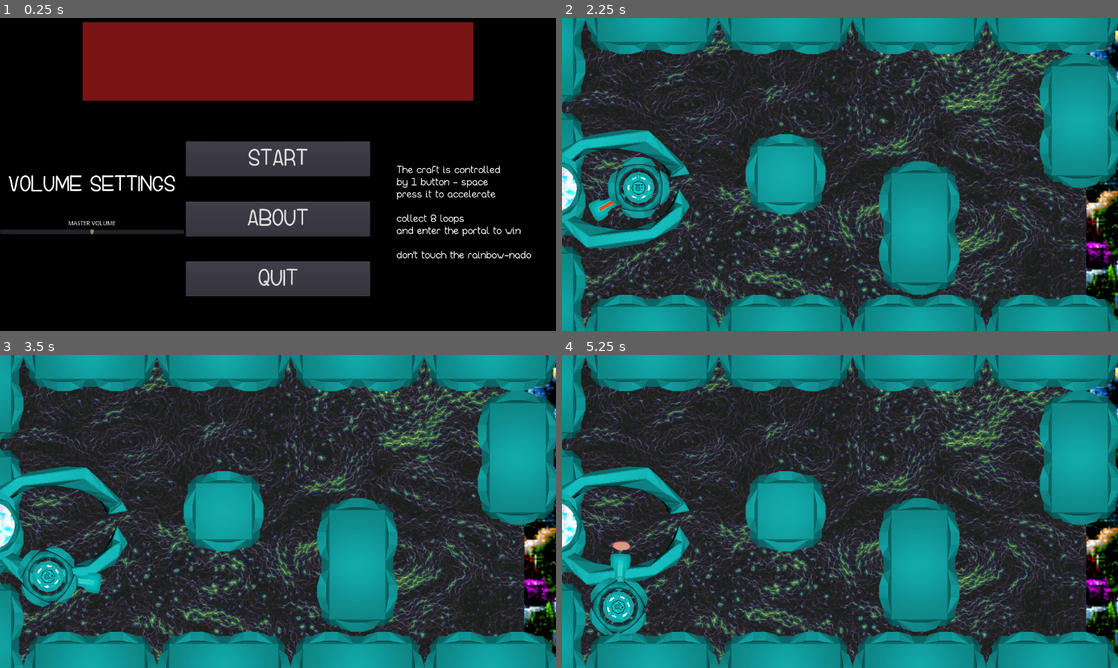
Above: before the commit, frames 1-4 (two rows, left to right).
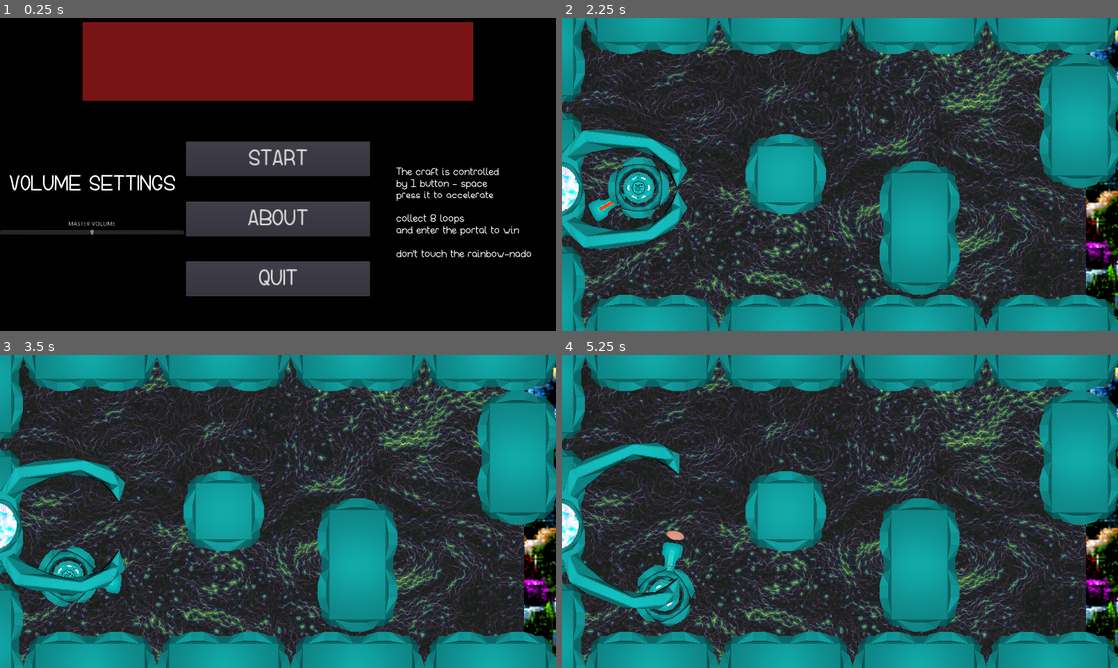
Above: after the commit, the same moments.

Repository: ktosox/Wild_Jam_01_2019
Game: Godot game, scene res://Scenes_N_Scripts/Menu_Scene.tscn
Same seed, same stepped clock (60 frames per second), same inputs: the game is played once before the commit and once after it.
Inputs:
- Up to frame 1 (0.25 s): no input
- Up to frame 2 (2.25 s): click "ABOUT" at 0.5 s; click "BACK" at 1.25 s; click "START" at 2 s
- Up to frame 3 (3.5 s): hold Space (ui_up) from 2.78 s (still down)
- Up to frame 4 (5.25 s): release Space (ui_up) at 3.53 s; hold Space (ui_up) from 4.28 s (still down)

The runs differ from the first frame. In frame 1, 2.7% of the frame differs, in the area x 0-96%, y 41-86%; in frame 2, 2.0%; in frame 3, 5.0%; in frame 4, 6.8%, in the area x 0-100%, y 0-100%.

Commit message:
cleanning up

Diff:
--- a/Control.gd
+++ b/Control.gd
@@ -1,20 +1,8 @@
 extends Control
-
-# class member variables go here, for example:
-# var a = 2
-# var b = "textvar"
-
-func _ready():
-	# Called when the node is added to the scene for the first time.
-	# Initialization here
-	pass
 
 func _process(delta):
 	if(Input.is_action_just_released("ui_up")):
 		get_tree().change_scene("res://Scenes_N_Scripts/Menu_Scene.tscn")
-#	# Called every frame. Delta is time since last frame.
-#	# Update game logic here.
-#	pass
 
 
 func _on_Timer_timeout():
--- a/Scenes_N_Scripts/About.gd
+++ b/Scenes_N_Scripts/About.gd
@@ -1,20 +1,5 @@
 extends Node
-
-# class member variables go here, for example:
-# var a = 2
-# var b = "textvar"
-
-func _ready():
-	# Called when the node is added to the scene for the first time.
-	# Initialization here
-	pass
-
-#func _process(delta):
-#	# Called every frame. Delta is time since last frame.
-#	# Update game logic here.
-#	pass
-
 
 func _on_Button_pressed():
 	get_tree().change_scene("res://Scenes_N_Scripts/Menu_Scene.tscn")
-	pass # replace with function body
+	pass
--- a/Scenes_N_Scripts/Environment/Bomb.gd
+++ b/Scenes_N_Scripts/Environment/Bomb.gd
@@ -1,13 +1,8 @@
 extends Node2D
 
-# class member variables go here, for example:
-# var a = 2
-# var b = "textvar"
 var toRemove = false
 
 func _ready():
-	# Called when the node is added to the scene for the first time.
-	# Initialization here
 	$Projectile.gameScenePointer = get_parent()
 	$Projectile.projectileType = 2
 	randomize()
@@ -29,10 +24,8 @@
 
 func _on_Timer_timeout():
 	toRemove = true
-	pass # replace with function body
-
-
+	pass
 
 func _on_Timer2_timeout():
 	explode()
-	pass # replace with function body
+	pass
--- a/Scenes_N_Scripts/Environment/Bomb.tscn
+++ b/Scenes_N_Scripts/Environment/Bomb.tscn
@@ -24,9 +24,8 @@
 "values": [ Vector2( 0, 0 ), Vector2( 0, 300 ) ]
 }
 
-[sub_resource type="Animation" id=1]
+[sub_resource type="Animation" id=2]
 
-resource_name = "BombSpinner"
 length = 1.0
 loop = true
 step = 0.1
@@ -78,7 +77,7 @@
 playback_process_mode = 1
 playback_default_blend_time = 0.0
 playback_speed = 1.0
-anims/BombSpinner = SubResource( 1 )
+anims/BombSpinner = SubResource( 2 )
 blend_times = [  ]
 
 [node name="ExplosionSound" type="AudioStreamPlayer" parent="." index="3"]
--- a/Scenes_N_Scripts/Environment/FuelCanister.gd
+++ b/Scenes_N_Scripts/Environment/FuelCanister.gd
@@ -1,12 +1,6 @@
 extends Node2D
 
-# class member variables go here, for example:
-# var a = 2
-# var b = "textvar"
-
 func _ready():
-	# Called when the node is added to the scene for the first time.
-	# Initialization here
 	$Projectile.gameScenePointer = get_parent()
 	$Projectile.projectileType = 1
 
--- a/Scenes_N_Scripts/Environment/Loop.gd
+++ b/Scenes_N_Scripts/Environment/Loop.gd
@@ -1,13 +1,8 @@
 extends Node2D
 
-# class member variables go here, for example:
-# var a = 2
-# var b = "textvar"
 var toRemove = false
 
 func _ready():
-	# Called when the node is added to the scene for the first time.
-	# Initialization here
 	$Projectile.gameScenePointer = get_parent()
 	$Projectile.projectileType = 3
 	$LoopSprite.modulate = Color(randf(),randf(), randf())
@@ -28,4 +23,4 @@
 
 func _on_Timer_timeout():
 	toRemove = true
-	pass # replace with function body
+	pass
--- a/Scenes_N_Scripts/GameFolder/Background.gd
+++ /dev/null
@@ -1,14 +0,0 @@
-extends Control
-
-# class member variables go here, for example:
-# var a = 2
-# var b = "textvar"
-
-func _ready():
-	#$TextureRect5.rect_pivot_offset = $TextureRect5.rect_size/2 #ceneters tranformatin point
-	pass
-
-#func _process(delta):
-#	# Called every frame. Delta is time since last frame.
-#	# Update game logic here.
-#	pass
--- a/Scenes_N_Scripts/GameFolder/Background.tscn
+++ b/Scenes_N_Scripts/GameFolder/Background.tscn
@@ -1,7 +1,6 @@
-[gd_scene load_steps=3 format=2]
+[gd_scene load_steps=2 format=2]
 
-[ext_resource path="res://Scenes_N_Scripts/GameFolder/Background.gd" type="Script" id=1]
-[ext_resource path="res://Resources/Artwork/Textures/Electric_Void_Blue.png" type="Texture" id=2]
+[ext_resource path="res://Resources/Artwork/Textures/Electric_Void_Blue.png" type="Texture" id=1]
 
 [node name="Background" type="Control"]
 
@@ -15,7 +14,6 @@
 mouse_default_cursor_shape = 0
 size_flags_horizontal = 1
 size_flags_vertical = 1
-script = ExtResource( 1 )
 _sections_unfolded = [ "Rect" ]
 
 [node name="TextureRect5" type="TextureRect" parent="." index="0"]
--- a/Scenes_N_Scripts/GameFolder/Background_layer_base.gd
+++ /dev/null
@@ -1,15 +0,0 @@
-extends TextureRect
-
-# class member variables go here, for example:
-# var a = 2
-# var b = "textvar"
-
-func _ready():
-	$AnimationPlayer.advance(randf()*30)
-	rect_pivot_offset = rect_size/2
-	pass
-
-#func _process(delta):
-#	# Called every frame. Delta is time since last frame.
-#	# Update game logic here.
-#	pass
--- a/Scenes_N_Scripts/GameFolder/Background_layer_base.tscn
+++ /dev/null
@@ -1,57 +0,0 @@
-[gd_scene load_steps=4 format=2]
-
-[ext_resource path="res://Resources/Artwork/Textures/Vivid_Candy.png" type="Texture" id=1]
-[ext_resource path="res://Scenes_N_Scripts/GameFolder/Background_layer_base.gd" type="Script" id=2]
-
-
-[sub_resource type="Animation" id=1]
-
-resource_name = "Wobble"
-length = 60.0
-loop = true
-step = 0.1
-tracks/0/type = "value"
-tracks/0/path = NodePath(".:rect_position")
-tracks/0/interp = 2
-tracks/0/loop_wrap = true
-tracks/0/imported = false
-tracks/0/enabled = true
-tracks/0/keys = {
-"times": PoolRealArray( 0, 8.8, 9, 9.2, 20, 28.4, 28.8, 29.2, 39.7, 39.8, 39.9, 50.2, 50.3, 50.4, 60 ),
-"transitions": PoolRealArray( 1, 1, 1, 1, 1, 1, 1, 1, 1, 1, 1, 1, 1, 1, 1 ),
-"update": 0,
-"values": [ Vector2( 0, 0 ), Vector2( 0, 0 ), Vector2( 5, 0 ), Vector2( 0, 0 ), Vector2( 0, 0 ), Vector2( 0, 0 ), Vector2( 0, -10 ), Vector2( 0, 0 ), Vector2( 0, 0 ), Vector2( -5, 3 ), Vector2( 0, 0 ), Vector2( 0, 0 ), Vector2( 3, -4 ), Vector2( 0, 0 ), Vector2( 0, 0 ) ]
-}
-
-[node name="TextureRect" type="TextureRect"]
-
-modulate = Color( 1, 1, 1, 0.182353 )
-anchor_left = 0.5
-anchor_top = 0.5
-anchor_right = 0.5
-anchor_bottom = 0.5
-margin_left = -399.761
-margin_top = -300.123
-margin_right = 400.239
-margin_bottom = 299.877
-rect_pivot_offset = Vector2( 0, 0 )
-rect_clip_content = false
-mouse_filter = 1
-mouse_default_cursor_shape = 0
-size_flags_horizontal = 1
-size_flags_vertical = 1
-texture = ExtResource( 1 )
-expand = true
-stretch_mode = 0
-script = ExtResource( 2 )
-_sections_unfolded = [ "Anchor", "Rect", "Visibility" ]
-
-[node name="AnimationPlayer" type="AnimationPlayer" parent="." index="0"]
-
-root_node = NodePath("..")
-autoplay = "Wobble"
-playback_process_mode = 1
-playback_default_blend_time = 0.0
-playback_speed = 1.0
-anims/Wobble = SubResource( 1 )
-blend_times = [  ]
--- a/Scenes_N_Scripts/GameFolder/Clamps.gd
+++ b/Scenes_N_Scripts/GameFolder/Clamps.gd
@@ -5,8 +5,6 @@
 # var b = "textvar"
 
 func _ready():
-	# Called when the node is added to the scene for the first time.
-	# Initialization here
 	pass
 
 func _process(delta):
--- a/Scenes_N_Scripts/GameFolder/GameScene.gd
+++ b/Scenes_N_Scripts/GameFolder/GameScene.gd
@@ -75,13 +75,15 @@
 	if (projectile.projectileType == 1):
 		fuelLevel +=350
 		projectile.get_parent().useUp()
+	if (projectile.projectileType == 2):
+		#bomb code goes here
+		pass
 	if (projectile.projectileType == 3):
 		projectile.get_parent().gainLoop()
 		Score += 1
 		if (Score>7):
 			unlockPortal()
 		$Camera2D/SideBar/VBoxContainer/Label3.text = str(Score)
-		#$Player.gainLoop(Score)
 	projectile.unLive()
 
 
@@ -115,16 +117,8 @@
 		$Camera2D.zoom = cameraEndZoom
 		$Camera2D.position = cameraEndPoistion
 		rainbowPart = 30
-	pass # replace with function body
-
-
-
-
-
-
-
-
+	pass
 
 func _on_DeathTimer_timeout():
 	get_tree().change_scene("res://Scenes_N_Scripts/GameFolder/DeathScreen.tscn")
-	pass # replace with function body
+	pass
--- a/Scenes_N_Scripts/GameFolder/GameScene.tscn
+++ b/Scenes_N_Scripts/GameFolder/GameScene.tscn
@@ -14,12 +14,43 @@
 [ext_resource path="res://Scenes_N_Scripts/Environment/Loop.tscn" type="PackedScene" id=12]
 [ext_resource path="res://Scenes_N_Scripts/GameFolder/RainbowNado.tscn" type="PackedScene" id=13]
 
-[sub_resource type="RectangleShape2D" id=1]
+[sub_resource type="Animation" id=1]
+
+resource_name = "AnimateClamps"
+length = 3.0
+loop = false
+step = 0.1
+tracks/0/type = "value"
+tracks/0/path = NodePath("start_clamp:rotation_degrees")
+tracks/0/interp = 2
+tracks/0/loop_wrap = true
+tracks/0/imported = false
+tracks/0/enabled = true
+tracks/0/keys = {
+"times": PoolRealArray( 0, 3 ),
+"transitions": PoolRealArray( 1, 1 ),
+"update": 0,
+"values": [ -180.0, -150.0 ]
+}
+tracks/1/type = "value"
+tracks/1/path = NodePath("start_clamp2:rotation_degrees")
+tracks/1/interp = 2
+tracks/1/loop_wrap = true
+tracks/1/imported = false
+tracks/1/enabled = true
+tracks/1/keys = {
+"times": PoolRealArray( 0, 3 ),
+"transitions": PoolRealArray( 1, 1 ),
+"update": 0,
+"values": [ 0.0, -30.0 ]
+}
+
+[sub_resource type="RectangleShape2D" id=2]
 
 custom_solver_bias = 0.0
 extents = Vector2( 24.6221, 100.139 )
 
-[node name="MainGameNode" type="Node"]
+[node name="MainGameNode" type="Node" index="0"]
 
 script = ExtResource( 1 )
 
@@ -73,28 +104,43 @@
 
 [node name="SartingClamp" type="Node2D" parent="." index="4"]
 
-position = Vector2( -259.782, 4.10107 )
+position = Vector2( -253.878, 4.10107 )
 scale = Vector2( 0.5, 0.5 )
-_sections_unfolded = [ "Transform" ]
+z_index = 1
+_sections_unfolded = [ "Transform", "Z Index" ]
 
 [node name="Clamps" type="Node2D" parent="SartingClamp" index="0"]
 
-position = Vector2( 393.069, 0 )
+position = Vector2( -128.528, 0 )
 script = ExtResource( 7 )
 _sections_unfolded = [ "Transform", "Visibility", "Z Index" ]
 
-[node name="start_clamp" type="Sprite" parent="SartingClamp/Clamps" index="0"]
-
-position = Vector2( 0, 180 )
-rotation = -3.14159
+[node name="AnimationPlayer" type="AnimationPlayer" parent="SartingClamp/Clamps" index="0"]
+
+root_node = NodePath("..")
+autoplay = "AnimateClamps"
+playback_process_mode = 1
+playback_default_blend_time = 0.0
+playback_speed = 1.0
+anims/AnimateClamps = SubResource( 1 )
+blend_times = [  ]
+
+[node name="start_clamp" type="Sprite" parent="SartingClamp/Clamps" index="1"]
+
+position = Vector2( 294.657, 180 )
+rotation = -2.61799
 texture = ExtResource( 8 )
-_sections_unfolded = [ "Transform", "Z Index" ]
-
-[node name="start_clamp2" type="Sprite" parent="SartingClamp/Clamps" index="1"]
-
-position = Vector2( 0, -180 )
+offset = Vector2( -200, 0 )
+_sections_unfolded = [ "Offset", "Transform", "Z Index" ]
+
+[node name="start_clamp2" type="Sprite" parent="SartingClamp/Clamps" index="2"]
+
+position = Vector2( 294.657, -180 )
+rotation = -0.523599
 texture = ExtResource( 8 )
-_sections_unfolded = [ "Transform" ]
+offset = Vector2( 200, 0 )
+flip_h = true
+_sections_unfolded = [ "Animation", "Offset", "Region", "Transform", "Z Index" ]
 
 [node name="start_clamp_mid" type="Sprite" parent="SartingClamp" index="1"]
 
@@ -188,6 +234,8 @@
 
 visible = false
 position = Vector2( 3442, 15 )
+z_index = 1
+_sections_unfolded = [ "Transform", "Z Index" ]
 
 [connection signal="body_entered" from="LevelSwitcher" to="." method="_on_LevelSwitcher_body_entered"]
 
--- a/Scenes_N_Scripts/GameFolder/RainbowNado.gd
+++ b/Scenes_N_Scripts/GameFolder/RainbowNado.gd
@@ -1,28 +1,13 @@
 extends Node2D
 
-
-# class member variables go here, for example:
-# var a = 2
-# var b = "textvar"
-
-func _ready():
-	# Called when the node is added to the scene for the first time.
-	# Initialization here
-	pass
-
-func _process(delta):
-#	# Called every frame. Delta is time since last frame.
-#	# Update game logic here.
-	pass
-
-
+#shows rainbownado after player enters its area
 func _on_Area2D_body_entered(body):
 	if(body.get_class()=="RigidBody2D"):
 		self.visible=true
-	pass # replace with function body
+	pass
 
-
+#send a kill event once player touches edge of rainbownado
 func _on_Area2D_body_exited(body):
 	if(body.get_class()=="RigidBody2D"):
 		get_parent().killPlayer()
-	pass # replace with function body
+	pass
--- a/Scenes_N_Scripts/GameFolder/SoundBox.gd
+++ b/Scenes_N_Scripts/GameFolder/SoundBox.gd
@@ -1,15 +1,8 @@
 extends Node
 
-# class member variables go here, for example:
-# var a = 2
-# var b = "textvar"
 var playLowFuel = false
 var playCoreHeat = false
 
-func _ready():
-	# Called when the node is added to the scene for the first time.
-	# Initialization here
-	pass
 
 func _process(delta):
 	if(playLowFuel && !$LowFuelSound.playing):
--- /dev/null
+++ b/Scenes_N_Scripts/GameFolder/Spinner.gd
@@ -0,0 +1,6 @@
+extends AnimationPlayer
+
+func _ready():
+	advance(randf()*2)
+	playback_speed = randf() + 0.8
+	pass
--- a/Scenes_N_Scripts/GameFolder/Tornado_layer_base.tscn
+++ b/Scenes_N_Scripts/GameFolder/Tornado_layer_base.tscn
@@ -2,7 +2,7 @@
 
 [ext_resource path="res://Resources/Artwork/Enemies/Tornado1.png" type="Texture" id=1]
 [ext_resource path="res://Scenes_N_Scripts/GameFolder/Tornado_layer_base.gd" type="Script" id=2]
-[ext_resource path="res://Scenes_N_Scripts/Spinner.gd" type="Script" id=3]
+[ext_resource path="res://Scenes_N_Scripts/GameFolder/Spinner.gd" type="Script" id=3]
 
 [sub_resource type="Animation" id=1]
 
--- a/Scenes_N_Scripts/GameFolder/VictoryScreen.gd
+++ b/Scenes_N_Scripts/GameFolder/VictoryScreen.gd
@@ -1,22 +1,9 @@
 extends Node
-
-# class member variables go here, for example:
-# var a = 2
-# var b = "textvar"
-
-func _ready():
-	# Called when the node is added to the scene for the first time.
-	# Initialization here
-	pass
-
-
 
 func _process(delta):
 	if(Input.is_action_just_released("ui_up")):
 		get_tree().change_scene("res://Scenes_N_Scripts/Menu_Scene.tscn")
-#	pass
-
 
 func _on_Timer_timeout():
 	get_tree().change_scene("res://Scenes_N_Scripts/Menu_Scene.tscn")
-	pass # replace with function body
+	pass
--- a/Scenes_N_Scripts/Menu_Scene.gd
+++ b/Scenes_N_Scripts/Menu_Scene.gd
@@ -1,43 +1,25 @@
 extends Node
 
-# class member variables go here, for example:
-# var a = 2
-# var b = "textvar"
-
-func _ready():
-	# Called when the node is added to the scene for the first time.
-	# Initialization here
-	pass
-
-#func _process(delta):
-#	# Called every frame. Delta is time since last frame.
-#	# Update game logic here.
-#	pass
-
+func _process(delta):
+	if(Input.is_action_just_released("ui_up")):
+		get_tree().change_scene("res://Scenes_N_Scripts/GameFolder/GameScene.tscn")
 
 func _on_Button_pressed():
 	get_tree().change_scene("res://Scenes_N_Scripts/GameFolder/GameScene.tscn")
-
-	pass # replace with function body
-
+	pass
 
 func _on_Button3_pressed():
 	get_tree().quit()
-	pass # replace with function body
-
+	pass
 
 func _on_Button2_pressed():
 	get_tree().change_scene("res://Scenes_N_Scripts/About.tscn")
-	pass # replace with function body
-
-
-
+	pass
 
 func _on_MusicSlider_value_changed(value):
 	AudioServer.set_bus_volume_db(AudioServer.get_bus_index("Master") ,value)
-	pass # replace with function body
-
+	pass
 
 func _on_AudioSlider_value_changed(value):
 	AudioServer.set_bus_volume_db(AudioServer.get_bus_index("Master") ,value)
-	pass # replace with function body
+	pass
--- a/Scenes_N_Scripts/PlayerStuff/Engine.gd
+++ b/Scenes_N_Scripts/PlayerStuff/Engine.gd
@@ -1,15 +1,11 @@
 extends Node2D
 var spinNotLocked = true #spins if true
-var spinRate = 5.8
+var spinRate = 5.8 #how fast spins
 var cooldownSet = false
-
-func _ready():
-	pass
 
 func _process(delta):
 	if(spinNotLocked):
 		rotate(delta*spinRate)
-
 	pass
 
 func emitSmoke():
--- a/Scenes_N_Scripts/PlayerStuff/Player.gd
+++ b/Scenes_N_Scripts/PlayerStuff/Player.gd
@@ -3,15 +3,6 @@
 var GameScenePointer
 var ScreenScrollSpeed = 90
 
-
-# class member variables go here, for example:
-# var a = 2
-# var b = "textvar"
-
-func _ready():
-	# Called when the node is added to the scene for the first time.
-	# Initialization here
-	pass
 
 func _process(delta):
 
@@ -28,9 +19,6 @@
 	#adjust playback speed of core rotation animation here
 	pass
 
-
-
-
 func deathEvent(type):
 	$PlayerShip/DeathSmoke.restart()
 	$PlayerShip/Engine.visible = false
--- a/Scenes_N_Scripts/PlayerStuff/Player.tscn
+++ b/Scenes_N_Scripts/PlayerStuff/Player.tscn
@@ -50,7 +50,7 @@
 mode = 0
 mass = 300.0
 friction = 1.0
-bounce = 0.0
+bounce = 0.2
 gravity_scale = 0.0
 custom_integrator = false
 continuous_cd = 0
--- a/Scenes_N_Scripts/Spinner.gd
+++ /dev/null
@@ -1,16 +0,0 @@
-extends AnimationPlayer
-
-# class member variables go here, for example:
-# var a = 2
-# var b = "textvar"
-
-func _ready():
-	#current_animation_position = randf()*4
-	advance(randf()*2)
-	playback_speed = randf() + 0.8
-	pass
-
-#func _process(delta):
-#	# Called every frame. Delta is time since last frame.
-#	# Update game logic here.
-#	pass
--- a/project.godot
+++ b/project.godot
@@ -18,7 +18,9 @@
 
 window/size/width=1280
 window/size/height=720
-window/size/resizable=false
+window/stretch/mode="2d"
+window/stretch/aspect="keep"
+window/stretch/shrink="1"
 
 [input]
 
Not shown: 2 places in Scenes_N_Scripts/Environment/Bomb.tscn that only renumber resources
Not shown: 1 places in Scenes_N_Scripts/GameFolder/Background.tscn that only renumber resources
Not shown: 3 places in Scenes_N_Scripts/GameFolder/Camera2D.tscn that only renumber resources
Not shown: 2 places in Scenes_N_Scripts/GameFolder/GameScene.tscn that only renumber resources
